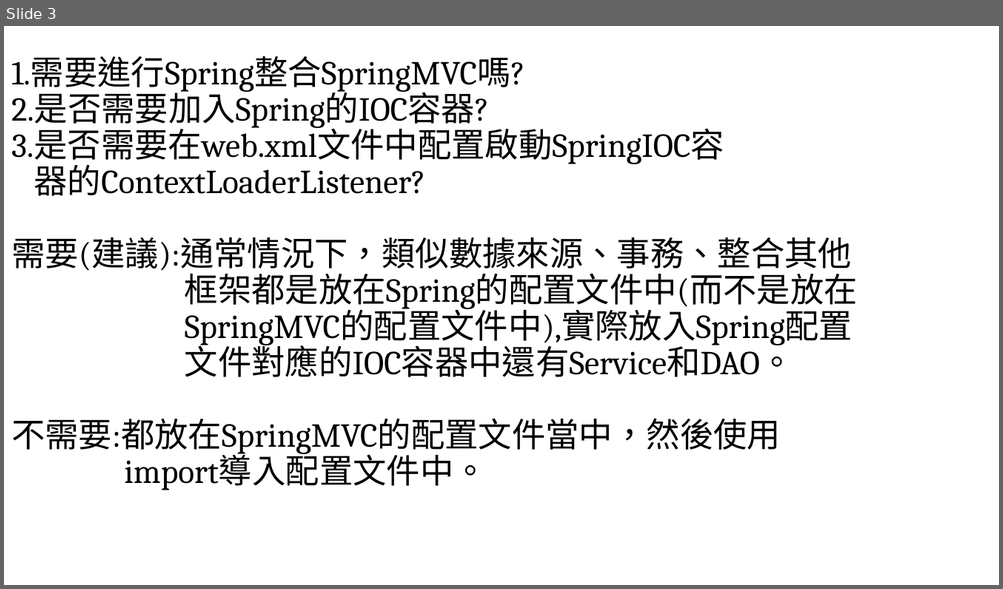
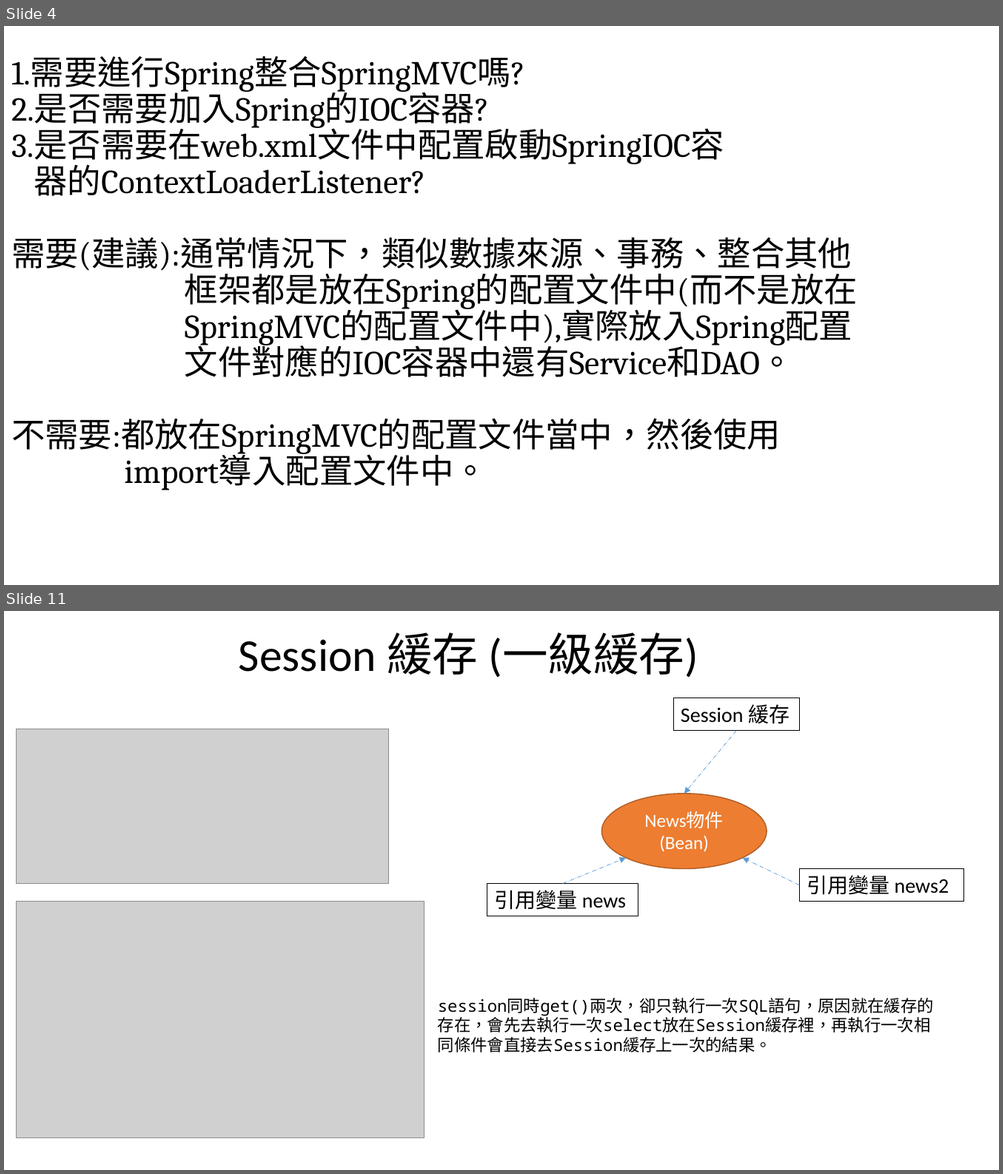
Before and after one commit to kiss78832/jay_project, a slide deck: 流程圖.pptx. Shown one above the other, each under a label of ours: slide 3 before the commit, slides 4 and 11 after it; the slides between them are not shown. The pictures are 1003x589 and 1003x1174 pixels, drawn with LibreOffice and Linux fonts; fonts in the diff are those of the drawing; grey boxes stand for pictures. Boxes give left, top, right and bottom in pixels: in the first picture for what was removed or moved away, otherwise in the second. Text is boxed around its words. In the diff, an @@ line names an element or a change of style, - is before the commit and + after.

```diff
--- a/流程圖.pptx
+++ b/流程圖.pptx
@@ slide 11 added at <box>4,611,999,1170</box>, background #FFFFFF @@
@@ title added at <box>239,632,698,678</box>, 44 pt, text #000000 @@
+Session 緩存 (一級緩存)
@@ rectangle added at <box>673,698,800,731</box>, outline #000000 0.75 pt, 20 pt, text #000000 @@
+Session 緩存
@@ picture added at <box>16,729,388,884</box> @@
@@ arrow added from (736, 730) to (685, 794), #5B9BD5 0.5 pt dashed @@
@@ ellipse added at <box>602,794,766,869</box>, fill #ED7D31, outline #AF5C24 1 pt, 18 pt, text #FFFFFF @@
+News物件(Bean)
@@ arrow added from (563, 884) to (626, 858), #5B9BD5 0.5 pt dashed @@
@@ arrow added from (800, 886) to (743, 858), #5B9BD5 0.5 pt dashed @@
@@ rectangle added at <box>800,869,964,902</box>, outline #000000 0.75 pt, 20 pt, text #000000 @@
+引用變量 news2
@@ rectangle added at <box>486,884,638,917</box>, outline #000000 0.75 pt, 20 pt, text #000000 @@
+引用變量 news
@@ picture added at <box>16,902,424,1139</box> @@
@@ text added at <box>438,998,933,1053</box>, 16 pt, text #000000 @@
+session同時get()兩次，卻只執行一次SQL語句，原因就在緩存的存在，會先去執行一次select放在Session緩存裡，再執行一次相同條件會直接去Session緩存上一次的結果。
@@ what was slide 3 is now slide 4 @@
```
Also in this commit, not shown: 8 other slides added, 1 slide removed, 15 other files.
